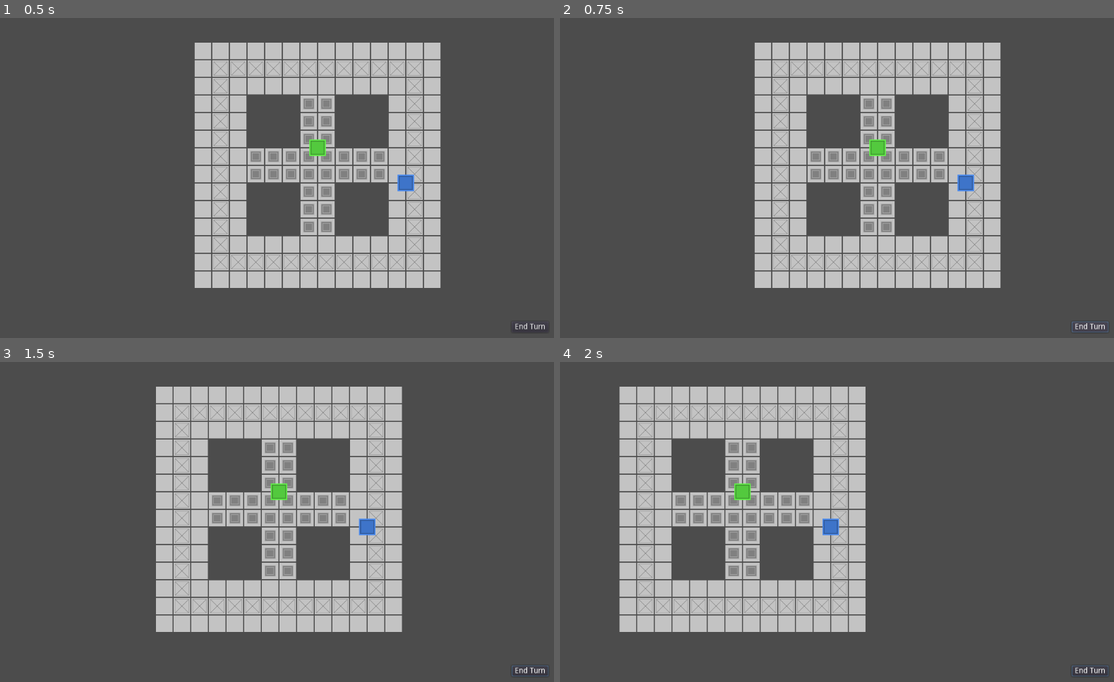
Above: before the commit, frames 1-4 (two rows, left to right).
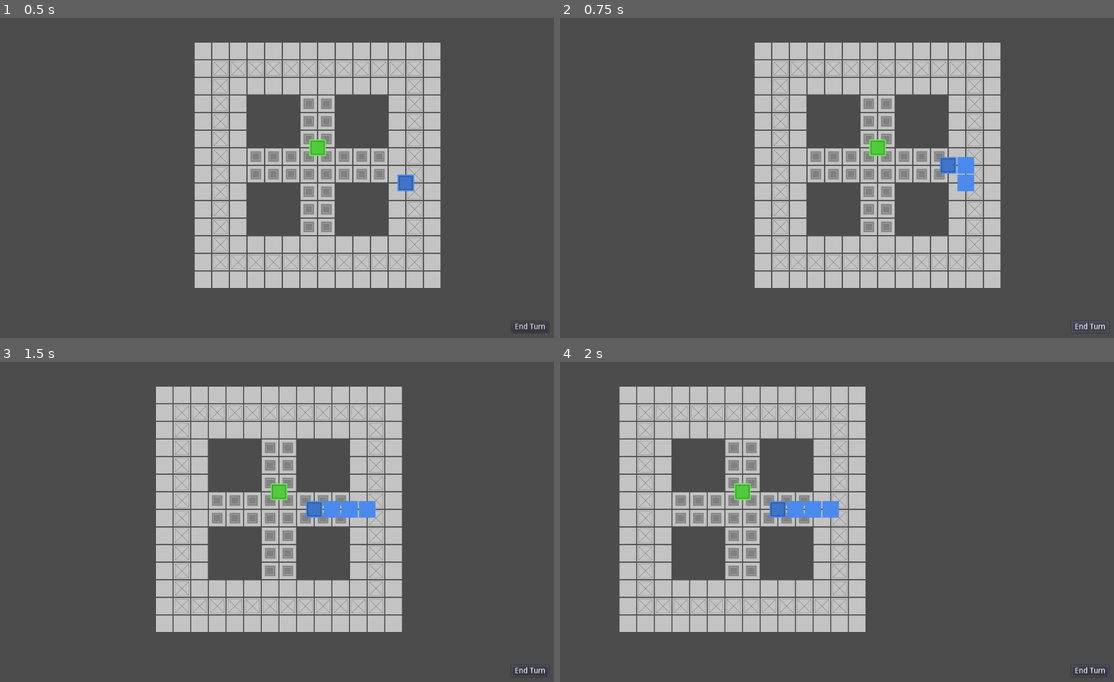
Above: after the commit, the same moments.

Repository: Henelik/HackGame
Game: Godot game, scene res://test.tscn
Two runs of this game, one before a commit and one after it. Both use one fixed random seed, a clock stepped at 60 frames per second and the inputs below.
Inputs (mouse positions are in pixels of both pictures, inside the frame that each line leads up to):
- Up to frame 1 (0.5 s): no input
- Up to frame 2 (0.75 s): click "End Turn" at 0.5 s
- Up to frame 3 (1.5 s): tap Enter at 1.25 s; move the mouse to (315, 493) at 1.27 s; hold Right (ui_right) from 1.28 s (still down); click (315, 493) at 1.42 s
- Up to frame 4 (2 s): keep holding Right (ui_right)

Frame 1 is identical in both runs. In frame 2, 0.4% of the frame differs, in the area x 68-75%, y 43-54%; in frame 3, 0.8%, in the area x 55-68%, y 43-55%; in frame 4, 0.8%.

Commit message:
Added AI player

Diff:
--- a/Scripts/BattleMap.gd
+++ b/Scripts/BattleMap.gd
@@ -9,6 +9,7 @@
 	moveMap = get_used_cells()
 	for p in get_tree().get_nodes_in_group("Programs"):
 		if p == ignoreProg:
+			print("ignoring " + ignoreProg.progName)
 			continue
 		if Vector2(p.tileX, p.tileY) in moveMap:
 			moveMap.erase(Vector2(p.tileX, p.tileY))
@@ -16,19 +17,21 @@
 			if Vector2(t.tileX, t.tileY) in moveMap:
 				moveMap.erase(Vector2(t.tileX, t.tileY))
 
-func findPath(a : Vector2, b : Vector2):
+func findPath(a : Vector2, b : Vector2, distance = 0):
+	if moveMap == null:
+		_updateMoveMap(null)
 	var cameFrom = {}
 	var closed = []
 	var open = [a]
 	var gScore = {a:0}
-	var fScore = {}
+	var fScore = {a:1000000}
 	var current
 	while not open.empty():
 		current = open[0]
 		for o in open:
 			if fScore.has(o) and fScore[o] < fScore[current]:
 				current = o
-		if current == b:
+		if fScore[current] == gScore[current] + distance:
 			return _reconstructPath(cameFrom, current)
 		open.erase(current)
 		closed.append(current)
--- a/Scripts/cameraController.gd
+++ b/Scripts/cameraController.gd
@@ -34,8 +34,34 @@
 	_nextTurn()
 
 func _nextTurn():
+	# deselect the currently selected program
+	if selectedProgram != null:
+		selectedProgram._deselect()
+		selectedProgram = null
 	currentPlayer = (currentPlayer+1)%playerTypes.size()
+	for p in progs[currentPlayer]:
+		p.newTurn()
 	print("It is now player " + str(currentPlayer) + "'s turn.")
+	if playerTypes[currentPlayer] == 1:
+		_AITurn()
+
+func _AITurn():
+	for p in progs[currentPlayer]:
+		var shortestPath = null
+		get_node("../BattleMap")._updateMoveMap(p)
+		for o in progs[0]:
+			if shortestPath == null:
+				shortestPath = get_node("../BattleMap").findPath(Vector2(p.tileX, p.tileY), Vector2(o.tileX, o.tileY), 1)
+			var temp = get_node("../BattleMap").findPath(Vector2(p.tileX, p.tileY), Vector2(o.tileX, o.tileY), 1)
+			if temp == null:
+				continue
+			if temp.size() < shortestPath.size():
+				shortestPath = temp
+		if shortestPath == null:
+			print("no path found")
+			continue
+		p.movePath(shortestPath)
+	_nextTurn()
 
 func currentPlayerType():
 	return playerTypes[currentPlayer]
--- a/Scripts/programHead.gd
+++ b/Scripts/programHead.gd
@@ -3,6 +3,7 @@
 # Declare member variables here.
 export(NodePath) var levelRef
 export(int) var movesPerTurn
+export(int) var apPerTurn
 export(int) var maxSize
 export(String) var progName
 export(Color) var col
@@ -11,20 +12,21 @@
 var tileX
 var tileY
 var moveGizmos = []
-var movesRemaining
+var movesLeft
+var apLeft
 var selected
 var tailSectors = []
 var tailScn = load("res://Databattle/TailSector.tscn")
 
 # Called when the node enters the scene tree for the first time.
 func _ready():
-	movesRemaining = movesPerTurn
 	tileX = round(position.x/32)
 	tileY = round(position.y/32)
 	position.x = tileX*32
 	position.y = tileY*32
 	selected = false
 	$Sprite.modulate = col
+	newTurn()
 
 func _select():
 	var cam = get_node("../CamControl")
@@ -33,13 +35,13 @@
 	cam.selectedProgram = self
 	print("Selecting " + progName)
 	get_node(levelRef)._updateMoveMap(self)
-	if movesRemaining > 0:
+	if movesLeft > 0:
 		var gizScn = load("res://Databattle/Gizmo.tscn")
-		for x in range(tileX-movesRemaining, tileX+movesRemaining+1):
-			for y in range(tileY-movesRemaining, tileY+movesRemaining+1):
-				if abs(x-tileX)+abs(y-tileY) <= movesRemaining and not (x == tileX and y == tileY):
+		for x in range(tileX-movesLeft, tileX+movesLeft+1):
+			for y in range(tileY-movesLeft, tileY+movesLeft+1):
+				if abs(x-tileX)+abs(y-tileY) <= movesLeft and not (x == tileX and y == tileY):
 					var path = get_node(levelRef).findPath(Vector2(tileX, tileY), Vector2(x, y))
-					if path != null and path.size() <= movesRemaining:
+					if path != null and path.size() <= movesLeft:
 						moveGizmos.append(gizScn.instance())
 						moveGizmos[-1].position.x = x*32
 						moveGizmos[-1].position.y = y*32
@@ -78,13 +80,14 @@
 	print("Moving " + progName + " to " + str([x, y]))
 	for t in tailSectors:
 		if x == t.tileX and y == t.tileY:
+			t.queue_free()
 			tailSectors.erase(t)
 	_addTailSector(tileX, tileY)
 	tileX = x
 	tileY = y
 	position.x = tileX*32
 	position.y = tileY*32
-	movesRemaining -= 1
+	movesLeft -= 1
 
 func gizmoCallback(x, y):
 	if get_node("../CamControl").currentPlayerType() == 0:
@@ -96,6 +99,16 @@
 		move(p.x, p.y)
 	_deselect()
 	_select()
+
+func movePath(path):
+	for p in path:
+		if movesLeft <= 0:
+			return
+		move(p.x, p.y)
+
+func newTurn(): # reset moves and ap
+	movesLeft = movesPerTurn
+	apLeft = apPerTurn
 
 func _input_event(viewport, event, shape_idx):
 	if event is InputEventMouseButton\
